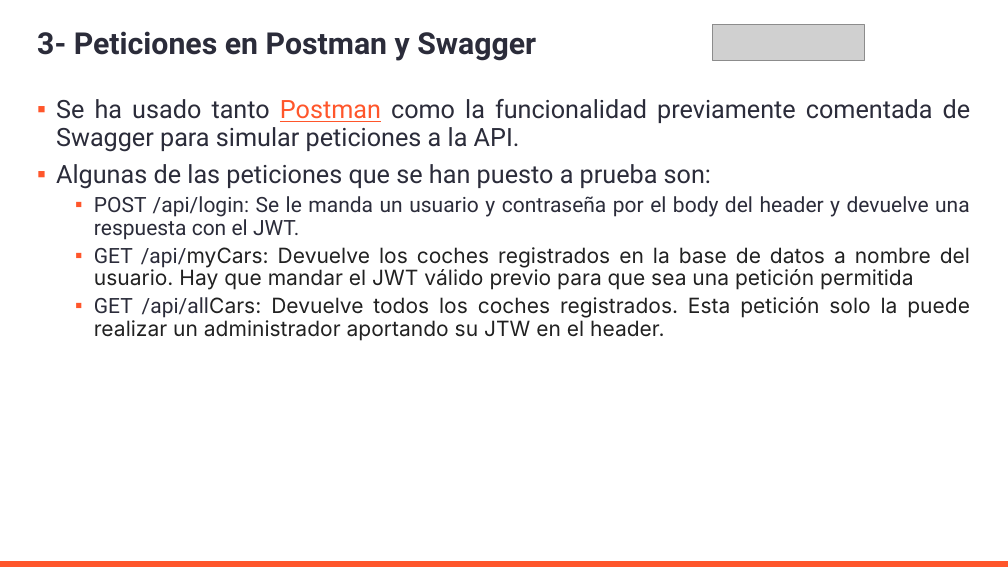
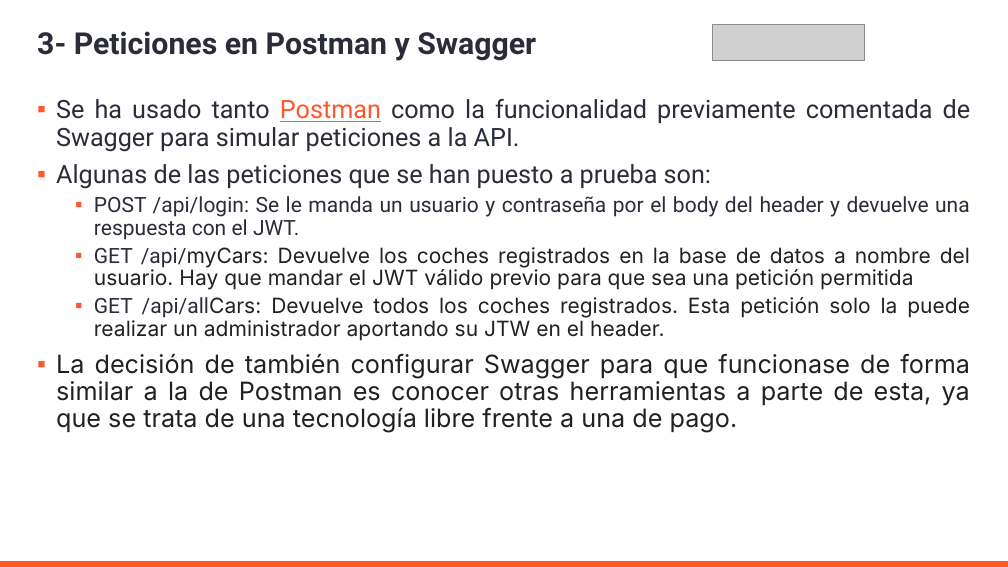
Before and after one commit to AleMedinaGarc/DotnetAPI-Practice, a slide deck: slide 7 of IniciacionDePracticasExternas.pptx. Drawn at 1008x567 pixels with LibreOffice and Linux fonts; fonts in the diff are those of the drawing; grey boxes stand for pictures; background and template pictures are left out. Boxes give left, top, right and bottom in pixels: in the first picture for what was removed or moved away, otherwise in the second. Text is boxed around its words. In the diff, an @@ line names an element or a change of style, - is before the commit and + after.

```diff
--- a/IniciacionDePracticasExternas.pptx
+++ b/IniciacionDePracticasExternas.pptx
@@ text at box(56, 354, 970, 432): paragraph added @@
+▪ La decisión de también configurar Swagger para que funcionase de forma similar a la de Postman es conocer otras herramientas a parte de esta, ya que se trata de una tecnología libre frente a una de pago.
```
Also in this commit, not shown: 4 other slides changed, 1 other file.
